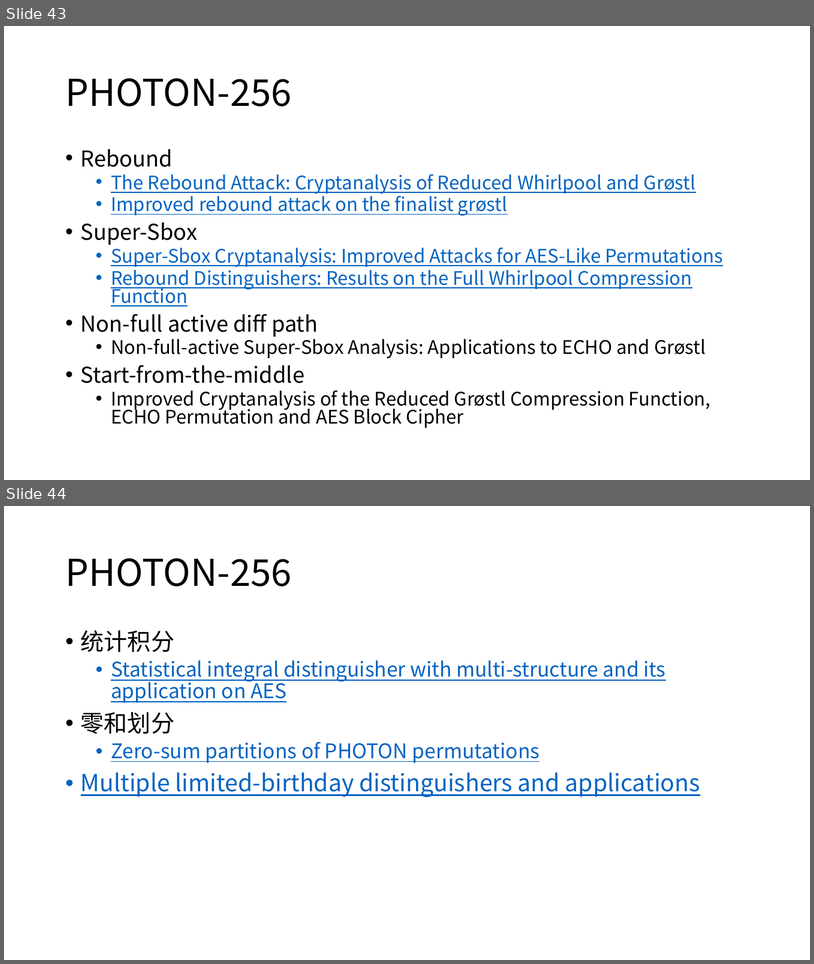
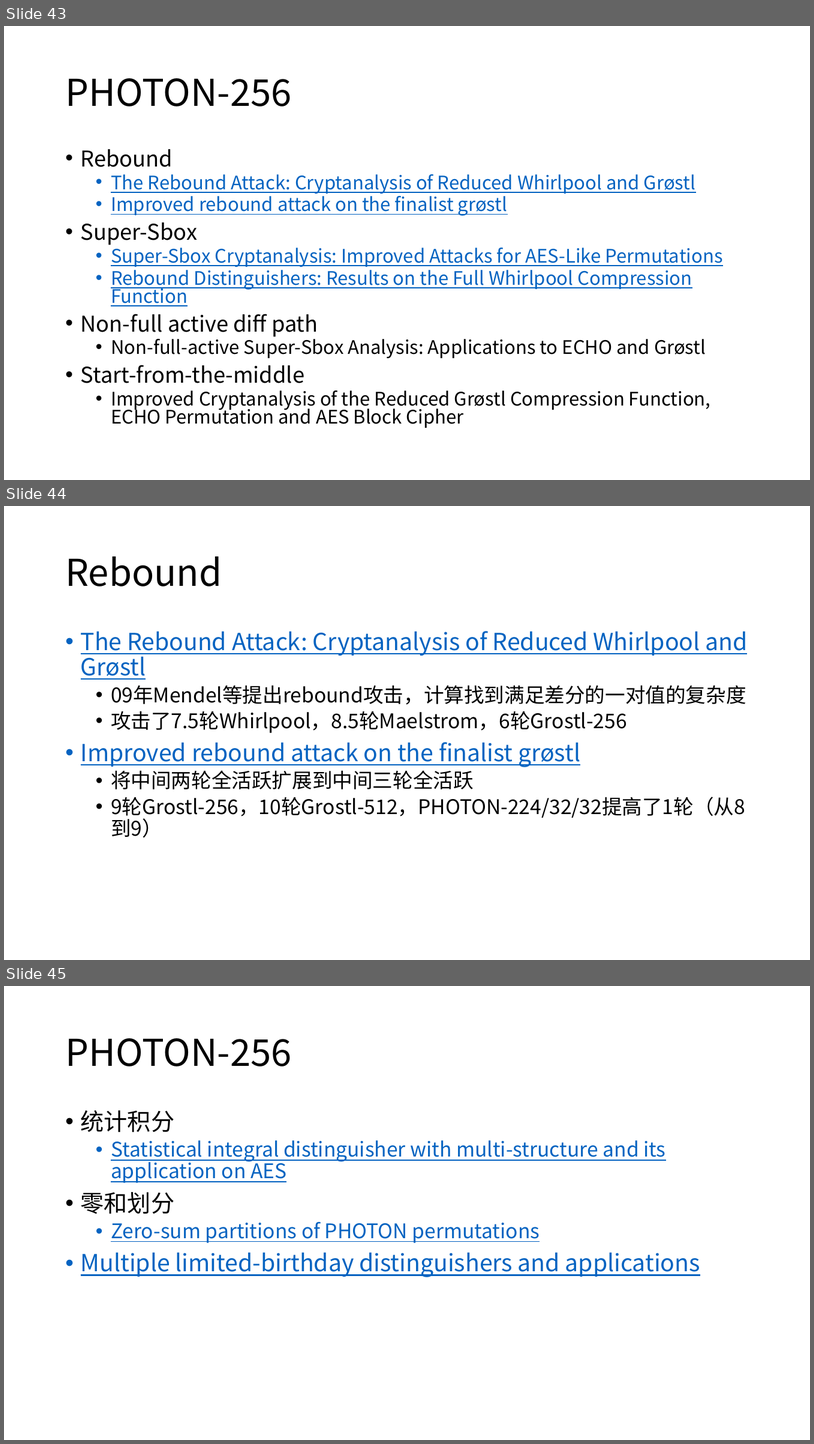
Before and after one commit to dtykira/LWC_finalists, a slide deck: round3.pptx. Shown one above the other, each under a label of ours: slides 43 and 44 before the commit, slides 43, 44 and 45 after it. The pictures are 814x964 and 814x1444 pixels, drawn with LibreOffice and Linux fonts; fonts in the diff are those of the drawing. Boxes give left, top, right and bottom in pixels: in the first picture for what was removed or moved away, otherwise in the second. Text is boxed around its words. In the diff, an @@ line names an element or a change of style, - is before the commit and + after.

```diff
--- a/round3.pptx
+++ b/round3.pptx
@@ slide 44 added at (x1=4, y1=506, x2=810, y2=960), background #FFFFFF @@
@@ title added at (x1=65, y1=556, x2=222, y2=586), 44 pt, text #000000 @@
+Rebound
@@ text added at (x1=81, y1=631, x2=747, y2=819), 24 pt, text #000000 @@
+• The Rebound Attack: Cryptanalysis of Reduced Whirlpool and Grøstl
+  • 09年Mendel等提出rebound攻击，计算找到满足差分的一对值的复杂度
+  • 攻击了7.5轮Whirlpool，8.5轮Maelstrom，6轮Grostl-256
+• Improved rebound attack on the finalist grøstl
+  • 将中间两轮全活跃扩展到中间三轮全活跃
+  • 9轮Grostl-256，10轮Grostl-512，PHOTON-224/32/32提高了1轮（从8到9）
@@ what was slide 44 is now slide 45 @@
```
Also in this commit, not shown: 1 other file.
